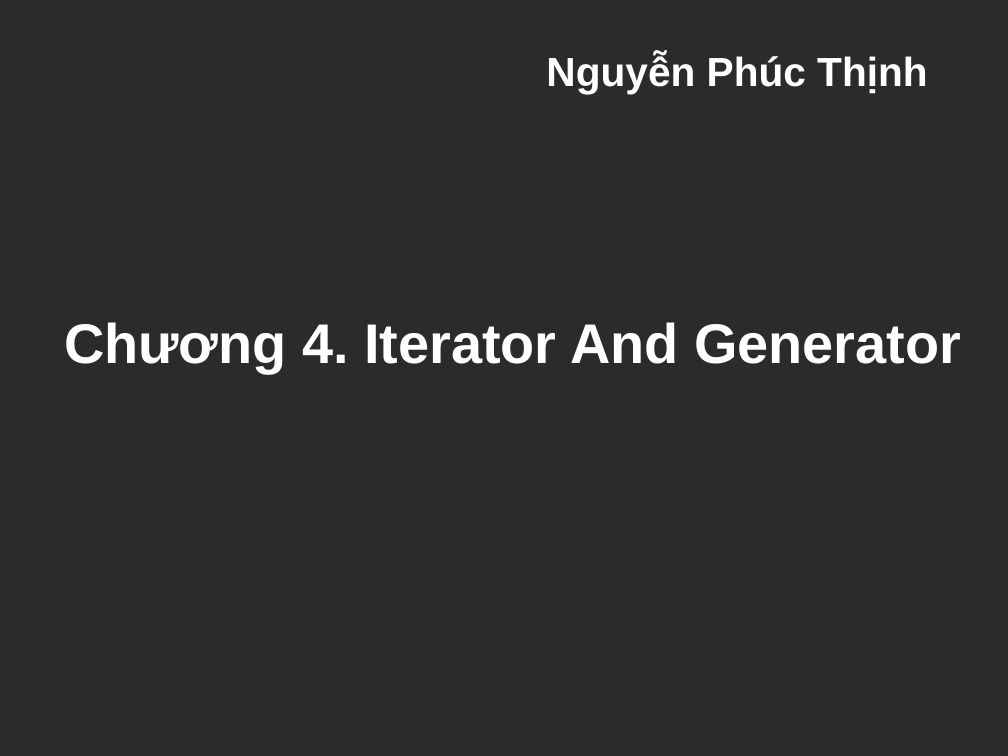
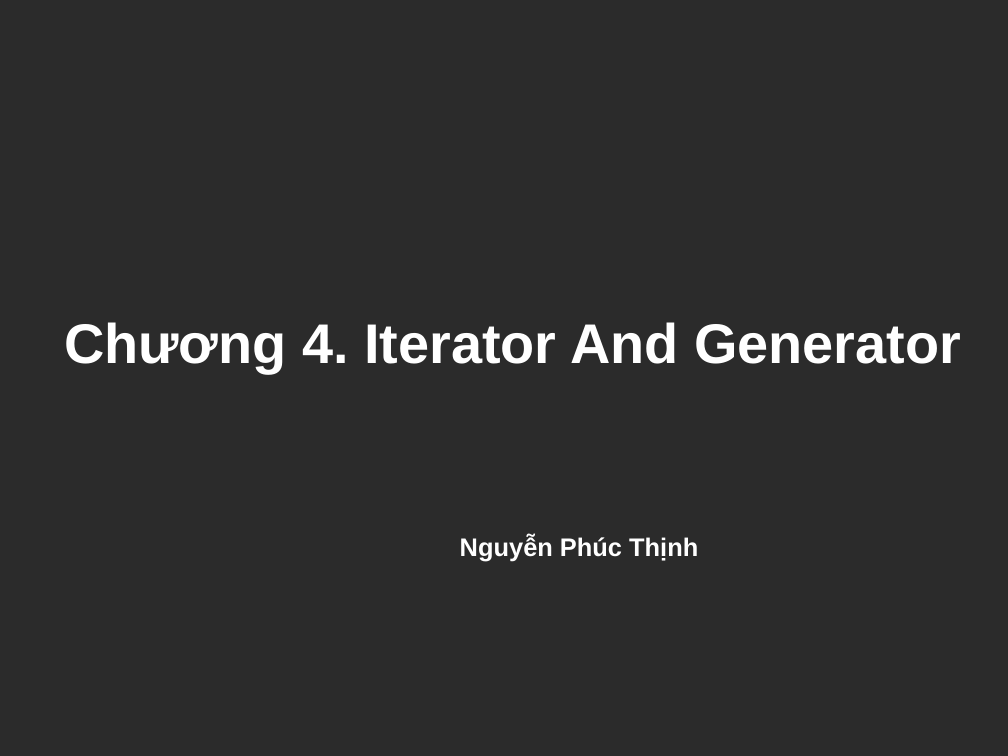
Before and after one commit to VitBomm/presentation, a slide deck: slide 1 of pre.odp. Drawn at 1008x756 pixels with LibreOffice and Linux fonts; fonts in the diff are those of the drawing; background and template pictures are left out; a plain dark background stands for a picture behind light text. Boxes give left, top, right and bottom in pixels: in the first picture for what was removed or moved away, otherwise in the second. Text is boxed around its words. In the diff, an @@ line names an element or a change of style, - is before the commit and + after.

```diff
--- a/pre.odp
+++ b/pre.odp
@@ subtitle "Nguyễn Phúc Thịnh": place and size @@
-subtitle "Nguyễn Phúc Thịnh" at [546, 54, 927, 94]
+subtitle "Nguyễn Phúc Thịnh" at [460, 535, 698, 561]
@@ subtitle "Nguyễn Phúc Thịnh" at [460, 535, 698, 561]: size 32 to 20 pt @@
```
Also in this commit, not shown: 5 other slides changed, 1 other file.
